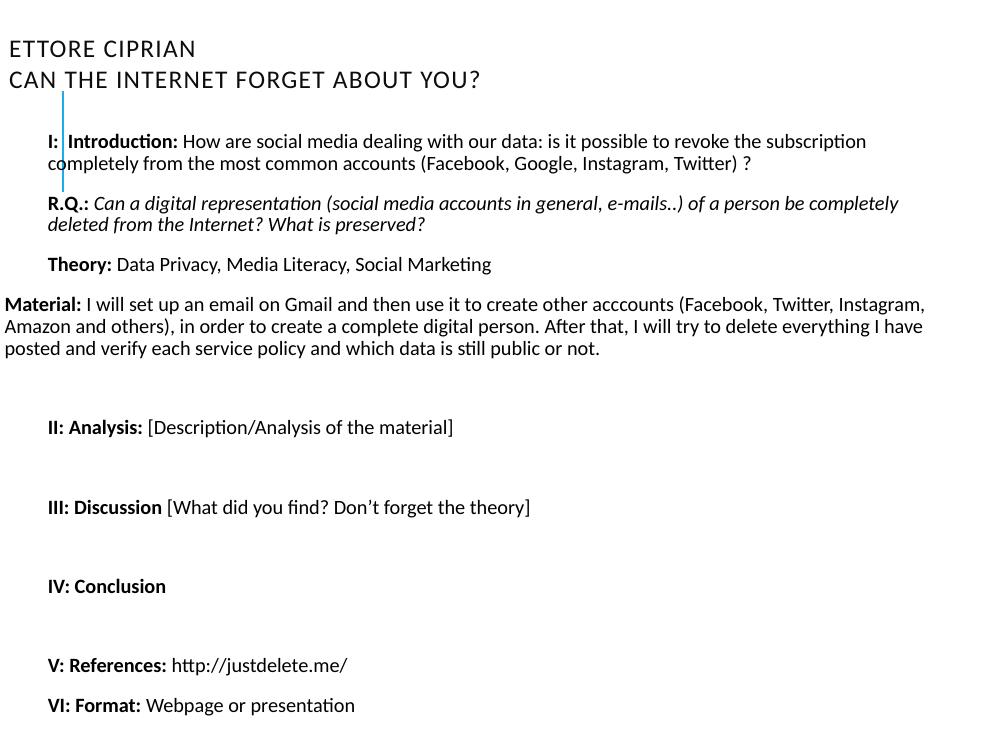
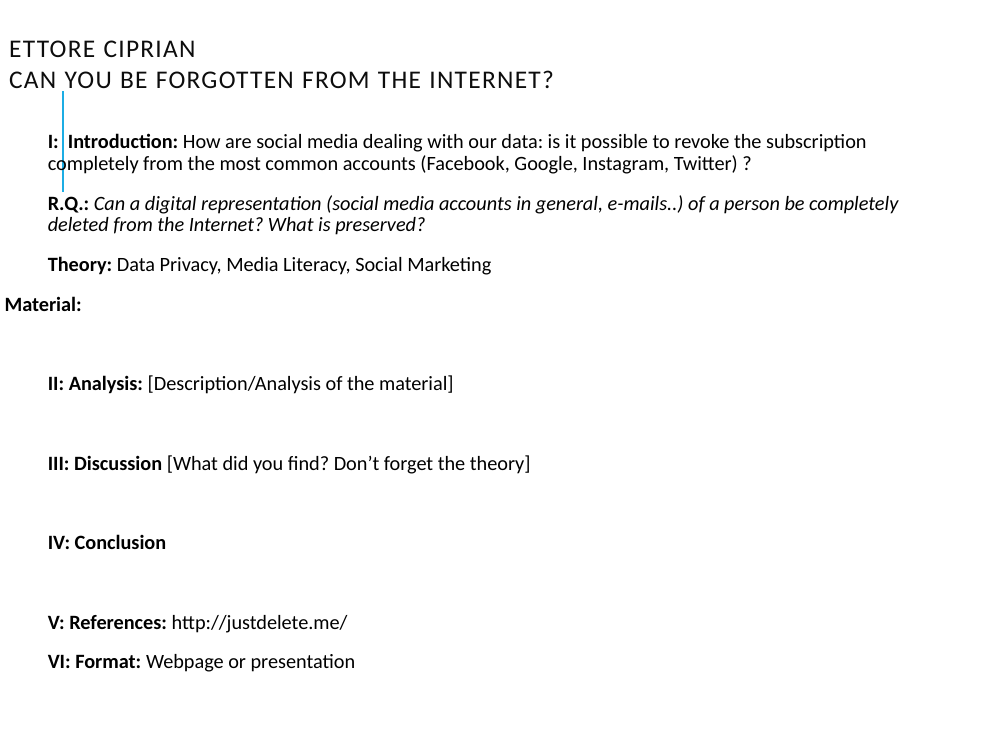
Before and after one commit to ettoreboy/forgetme, a slide deck: slide 1 of draft_FinalProject.odp. Drawn at 1008x756 pixels with LibreOffice and Linux fonts; fonts in the diff are those of the drawing. Boxes give left, top, right and bottom in pixels: in the first picture for what was removed or moved away, otherwise in the second. Text is boxed around its words. In the diff, an @@ line names an element or a change of style, - is before the commit and + after.

```diff
--- a/draft_FinalProject.odp
+++ b/draft_FinalProject.odp
@@ title at (9, 40, 554, 88): text changed @@
-ETTORE CIPRIAN
-CAN THE INTERNET FORGET ABOUT YOU?
+ETTORE CIPRIAN
+CAN YOU BE FORGOTTEN FROM THE INTERNET?
@@ text at (5, 296, 82, 311): text changed; bold on @@
-Material: I will set up an email on Gmail and then use it to create other acccounts (Facebook, Twitter, Instagram, Amazon and others), in order to create a complete digital person. After that, I will try to delete everything I have posted and verify each service policy and which data is still public or not.
+Material:
```
Also in this commit, not shown: 1 slide added, 5 other files.
